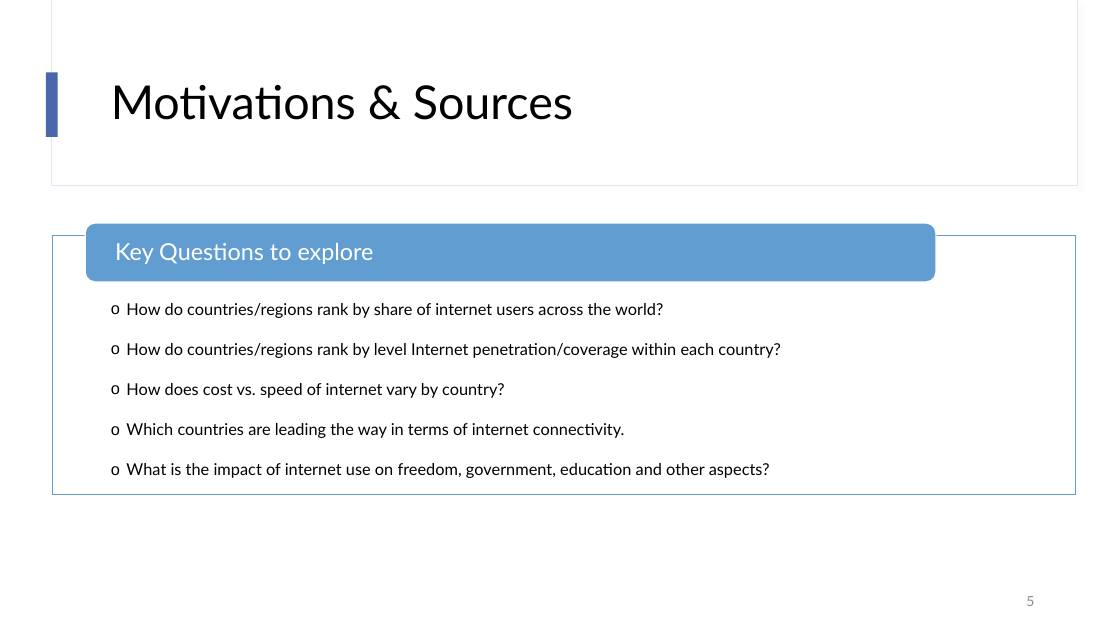
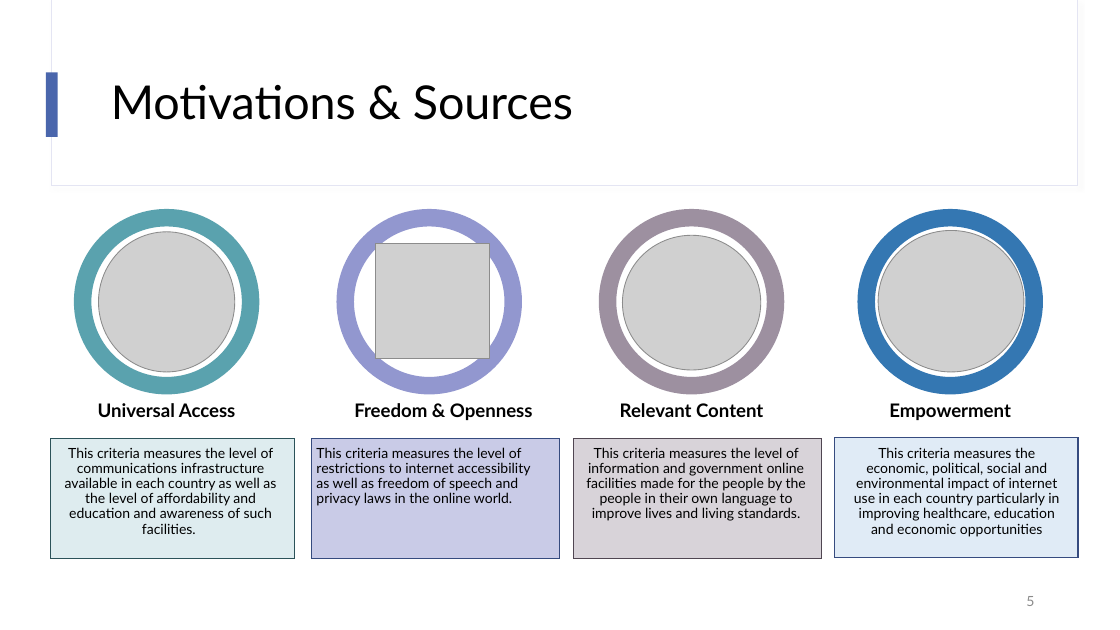
Before and after one commit to lujane-92/Team_Project_2, a slide deck: slide 5 of 03 - Presentation/Digital Disparity - Draft presentation.pptx. Drawn at 1120x630 pixels with LibreOffice and Linux fonts; fonts in the diff are those of the drawing; grey boxes stand for pictures. Boxes give left, top, right and bottom in pixels: in the first picture for what was removed or moved away, otherwise in the second. Text is boxed around its words. In the diff, an @@ line names an element or a change of style, - is before the commit and + after.

```diff
--- a/03 - Presentation/Digital Disparity - Draft presentation.pptx
+++ b/03 - Presentation/Digital Disparity - Draft presentation.pptx
@@ rectangle removed at <box>53,235,1076,495</box> @@
@@ ellipse added at <box>82,218,250,386</box>, fill #FFFFFF, outline #5AA2AE 15 pt @@
@@ rounded rectangle removed at <box>85,223,936,282</box> @@
@@ picture added at <box>98,232,234,372</box> @@
@@ ellipse added at <box>345,218,513,386</box>, fill #FFFFFF, outline #9297CF 15 pt @@
@@ ellipse added at <box>607,218,776,386</box>, fill #FFFFFF, outline #9D90A0 15 pt @@
@@ picture added at <box>623,235,761,370</box> @@
@@ ellipse added at <box>866,218,1034,386</box>, fill #FFFFFF, outline #3477B2 15 pt @@
@@ picture added at <box>878,230,1024,371</box> @@
@@ text removed at <box>115,243,374,264</box> @@
-Key Questions to explore
@@ picture added at <box>376,244,490,358</box> @@
@@ text removed at <box>126,303,781,478</box> @@
-o How do countries/regions rank by share of internet users across the world?
-o How do countries/regions rank by level Internet penetration/coverage within each country?
-o How does cost vs. speed of internet vary by country?
-o Which countries are leading the way in terms of internet connectivity.
-o What is the impact of internet use on freedom, government, education and other aspects?
@@ text added at <box>98,403,236,417</box>, 16 pt, text #000000, bold @@
+Universal Access
@@ text added at <box>354,403,533,420</box>, 16 pt, text #000000, bold @@
+Freedom & Openness
@@ text added at <box>620,403,763,417</box>, 16 pt, text #000000, bold @@
+Relevant Content
@@ text added at <box>889,403,1011,420</box>, 16 pt, text #000000, bold @@
+Empowerment
@@ rectangle added at <box>50,439,295,559</box>, fill #DEECEF, outline #2B5259 1 pt @@
@@ text added at <box>65,447,276,534</box>, 12 pt, text #000000 @@
+  This criteria measures the level of communications infrastructure available in each country as well as the level of affordability and education and awareness of such facilities.
@@ rectangle added at <box>312,439,560,559</box>, fill #C9CBE7, outline #374B7F 1 pt @@
@@ text added at <box>316,447,531,506</box>, 12 pt, text #000000 @@
+  This criteria measures the level of restrictions to internet accessibility as well as freedom of speech and privacy laws in the online world.
@@ rectangle added at <box>574,439,822,559</box>, fill #D8D3D9, outline #504652 1 pt @@
@@ text added at <box>586,447,806,521</box>, 12 pt, text #000000 @@
+  This criteria measures the level of information and government online facilities made for the people by the people in their own language to improve lives and living standards.
@@ rectangle added at <box>834,438,1078,558</box>, fill #E0EBF6, outline #374B7F 1 pt @@
@@ text added at <box>854,447,1059,537</box>, 12 pt, text #000000 @@
+  This criteria measures the economic, political, social and environmental impact of internet use in each country particularly in improving healthcare, education and economic opportunities
```
Also in this commit, not shown: 21 other files.
